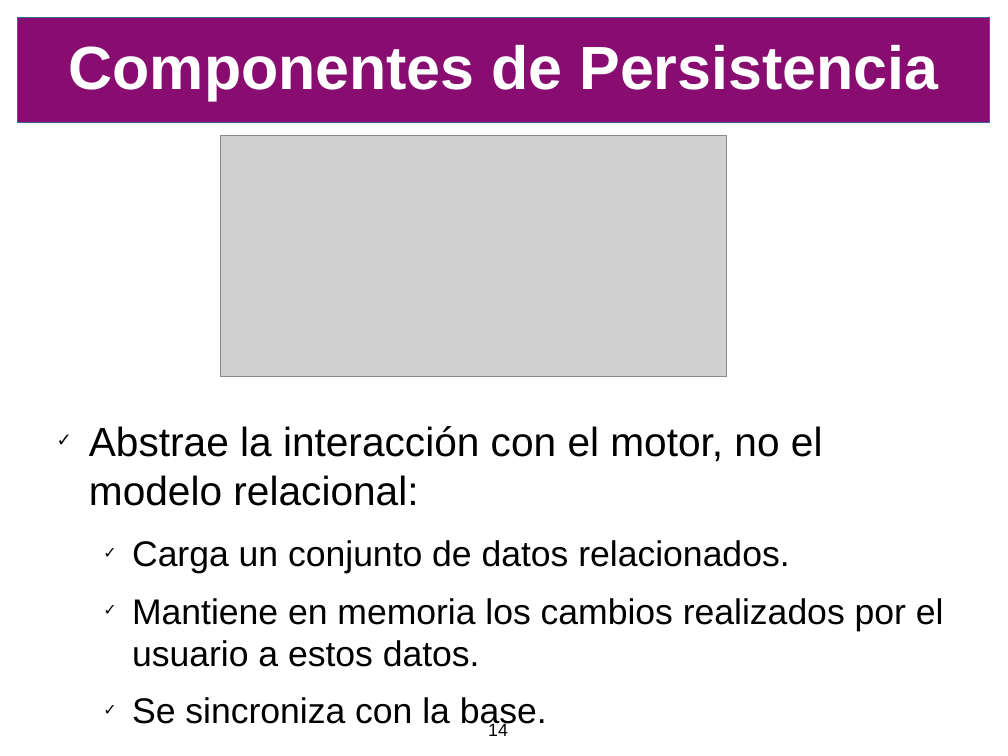
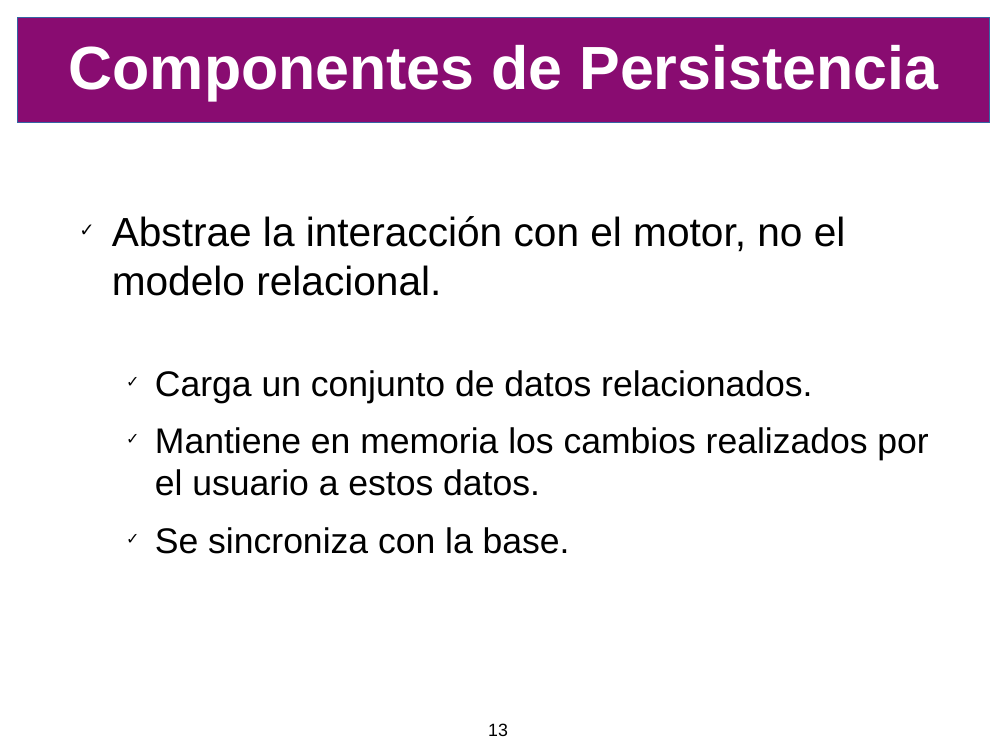
Before and after one commit to SIU-Toba/framework, a slide deck: slide 13 of doc/presentacion/CafeConf2006.odp (slide 14 before the commit). Drawn at 1008x756 pixels with LibreOffice and Linux fonts; fonts in the diff are those of the drawing; grey boxes stand for pictures; background and template pictures are left out. Boxes give left, top, right and bottom in pixels: in the first picture for what was removed or moved away, otherwise in the second. Text is boxed around its words. In the diff, an @@ line names an element or a change of style, - is before the commit and + after.

```diff
--- a/doc/presentacion/CafeConf2006.odp
+++ b/doc/presentacion/CafeConf2006.odp
@@ picture removed at <box>221,136,727,378</box> @@
@@ text "Abstrae la interacción con el ...": place and size @@
-text "Abstrae la interacción con el ..." at <box>89,426,944,731</box>
+text "Abstrae la interacción con el ..." at <box>112,216,928,554</box>
@@ text at <box>112,216,846,296</box>: text changed @@
-✓ Abstrae la interacción con el motor, no el modelo relacional:
+✓ Abstrae la interacción con el motor, no el modelo relacional.
@@ page number at <box>488,723,508,736</box>: text changed @@
-14
+13
```
Also in this commit, not shown: 13 other slides changed, 10 slides added, 2 slides removed.
